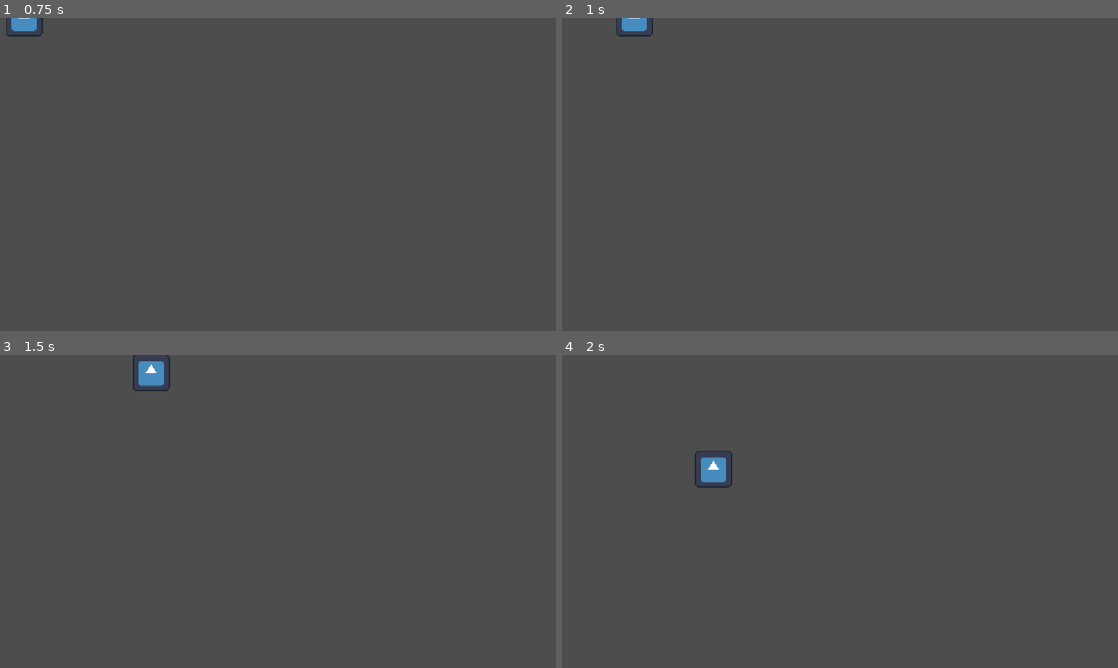
Above: before the commit, frames 1-4 (two rows, left to right).
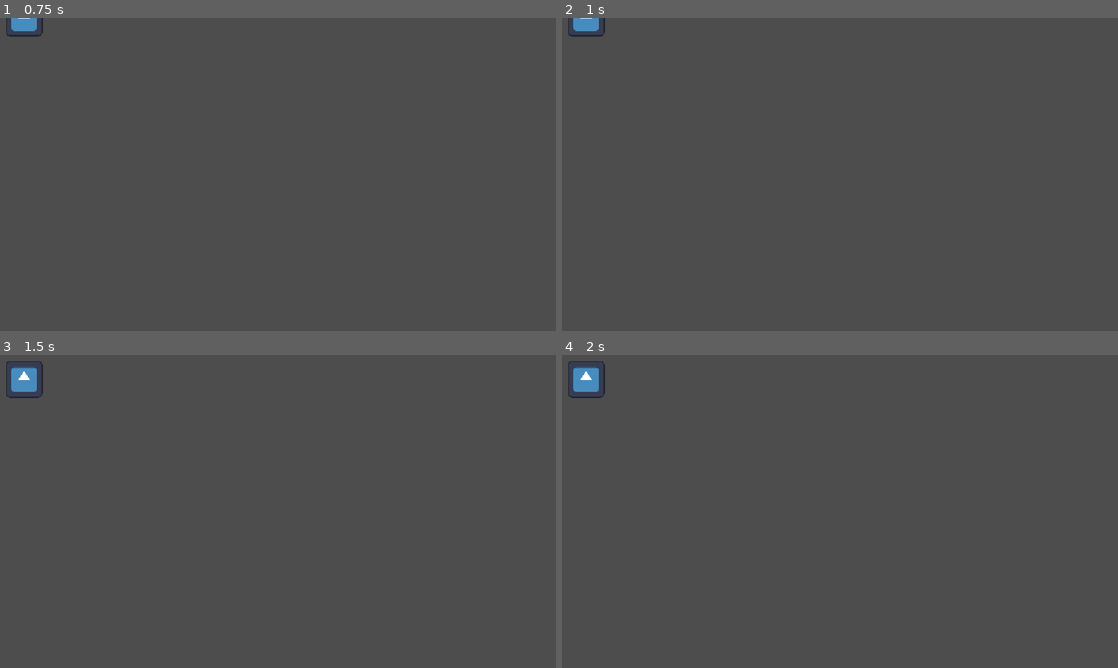
Above: after the commit, the same moments.

Repository: PandaMaki/game-jam-baudo
Game: Godot game, scene res://scenes/player/player.tscn
Same seed, same stepped clock (60 frames per second), same inputs: the game is played once before the commit and once after it. Before the commit the project has no main scene; this scene is started directly in both runs. The engine's default icon, where the game draws it, is replaced by a stand-in: a white triangle on a blue panel in a dark square.
Inputs:
- Up to frame 1 (0.75 s): tap Enter at 0.5 s; hold D (right) from 0.53 s (still down)
- Up to frame 2 (1 s): keep holding D (right)
- Up to frame 3 (1.5 s): release D (right) at 1.28 s; hold S (down) from 1.28 s (still down)
- Up to frame 4 (2 s): keep holding S (down)

Frame 1 is identical in both runs. In frame 2, 0.5% of the frame differs, in the area x 1-17%, y 0-6%; in frame 3, 0.9%; in frame 4, 0.9%, in the area x 1-31%, y 2-43%.

Commit message:
Changement systeme déplacement
le systeme de déplacement est changé mais reste a etre optimisé c'est juste pour voir ce que ca rend

Diff:
--- a/project.godot
+++ b/project.godot
@@ -11,6 +11,7 @@
 [application]
 
 config/name="game jam baudo"
+run/main_scene="uid://djy6kmhwv3xfe"
 config/features=PackedStringArray("4.7", "Forward Plus")
 config/icon="res://icon.svg"
 
--- a/scenes/player/player.gd
+++ b/scenes/player/player.gd
@@ -1,19 +1,13 @@
 extends CharacterBody2D
 
-@export var speed = 400
-@export var acceleration = 40.0
-@export var friction = 35.0
+@onready var player: CharacterBody2D = $"."
 
 func _physics_process(delta: float) -> void:
-	var direction = Vector2.ZERO
-	direction.x = Input.get_axis("left", "right")
-	direction.y = Input.get_axis("up", "down")
-
-	direction = direction.normalized()
-
-	if direction != Vector2.ZERO:
-		velocity = velocity.move_toward(direction * speed, acceleration)
-	else:
-		velocity = velocity.move_toward(Vector2.ZERO, friction)
-
-	move_and_slide()
+	if Input.is_action_just_pressed("up"):
+		player.position -= Vector2(0,50)
+	if Input.is_action_just_pressed("down"):
+		player.position += Vector2(0,50)
+	if Input.is_action_just_pressed("left"):
+		player.position -= Vector2(50,0)
+	if Input.is_action_just_pressed("right"):
+		player.position += Vector2(50,0)
